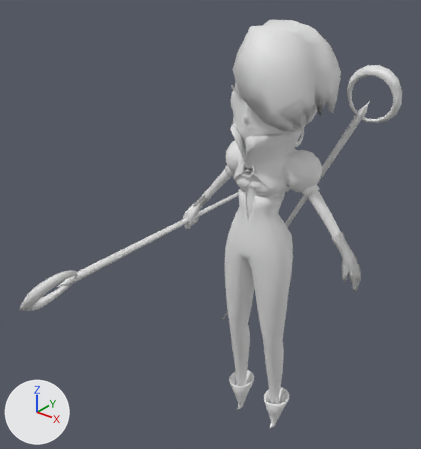
What one commit did to the FBX model Assets/3D Assets/Characters/CER.fbx.
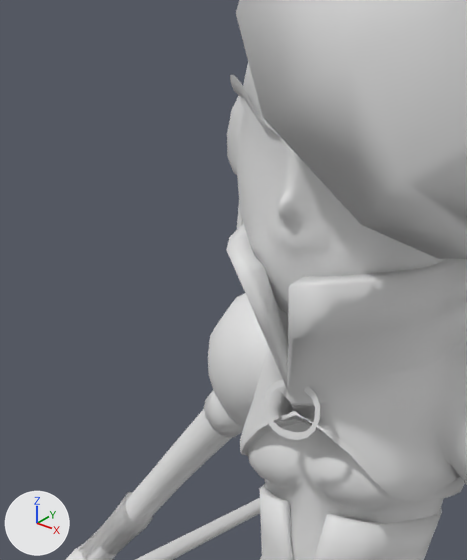
Each version appears first whole from a camera (50 mm lens) standing at (1.095, -1.71, 1.939) and looking at (-0.204, -0.086, 0.932), and next in a close-up on the part from 41% to 69% of the width and 15% to 46% of the height. Lighting does not change. The marker at lower left points along +X, +Y and +Z. Where no turn or scale is listed for an object, it has been applied to the vertices. Vertices at the same position are counted once.

In view in the first close-up: 'Cer_Cuerpo', 'Cer_Manos_Off', 'Cer_Vara_On'.
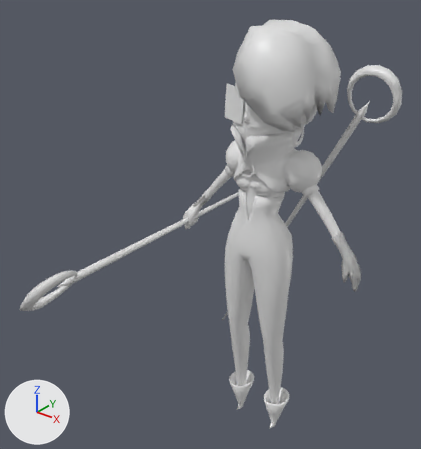
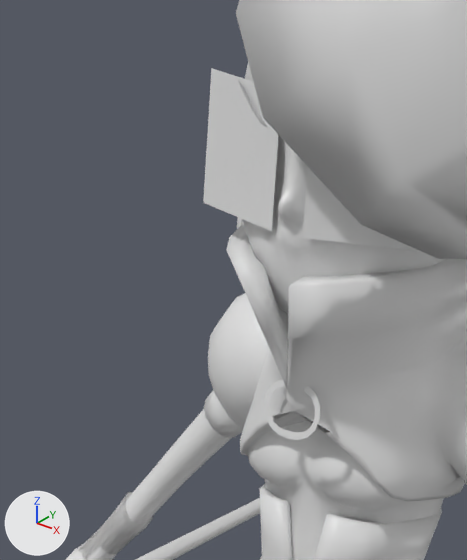
Edits to the bpy script that builds the scene:
```text
Add mat_cer_mat:
    mat_cer_mat = principled_material('Cer_mat')
    mat_cer_mat.base_color = (0.8, 0.8, 0.8)  # white #e7e7e7
    mat_cer_mat.roughness = 0.4
Add mat_cer_ojos:
    mat_cer_ojos = principled_material('Cer_ojos')
    mat_cer_ojos.base_color = (0.8, 0.8, 0.8)  # white #e7e7e7
    mat_cer_ojos.roughness = 0.4
Change me_cube_037:
    used by ob_cer_cuerpo; location = (0.0, 0.0, 0.0)
    remove me_cube_037.from_pydata(...)  # 3477 vertices, 3359 faces; spans x -0.32..0.32, y -0.2..0.2, z 0.0..1.71
    remove me_cube_037.materials.append(mat_material_012)  # white #e7e7e7
    remove me_cube_037.materials.append(mat_material_017)  # white #e7e7e7
    remove me_cube_037.materials.append(mat_material_005)  # white #e7e7e7
    remove me_cube_037.materials.append(mat_material_015)  # white #e7e7e7
    remove me_cube_037.materials.append(mat_material_016)  # white #e7e7e7
    add me_cube_037.from_pydata(...)  # 3325 vertices, 3207 faces; spans x -0.32..0.32, y -0.2..0.2, z 0.0..1.71
    me_cube_037 part 1: 10 vertices moved from x -0.07..0.07, y -0.1..0.05, z 1.1..1.27 to x -0.07..0.07, y -0.09..0.04, z 1.1..1.27; 133 vertices removed from x -0.17..0.17, y -0.17..0.13, z 1.01..1.48; 13 vertices added at x -0.06..0.06, y -0.1..0.06, z 1.26..1.27
    add me_cube_037.materials.append(mat_cer_mat)  # white #e7e7e7
Add me_plane_002:
    me_plane_002.from_pydata([(0.016, -0.154, 1.387), (0.124, -0.108, 1.383), (0.016, -0.145, 1.504), (0.124, -0.099, 1.5), (-0.016, -0.154, 1.387), (-0.124, -0.108, 1.383), (-0.016, -0.145, 1.504), (-0.124, -0.099, 1.5)], [], [(0, 1, 3, 2), (4, 6, 7, 5)])
    me_plane_002.materials.append(mat_cer_ojos)  # white #e7e7e7
Add ob_cer_ojos:
    ob_cer_ojos = bpy.data.objects.new('Cer_ojos', me_plane_002)
    ob_cer_ojos.location = (0.0, 0.0, 0.0)
```

What differs and where, as boxes (x1, y1, x2, y2) in the close-ups (467 x 560 px):
'Cer_ojos', added
    after: (203, 68, 419, 251)
part 1 of me_cube_037, cut back
    before: (226, 224, 467, 560)
    after: (266, 302, 444, 516)
